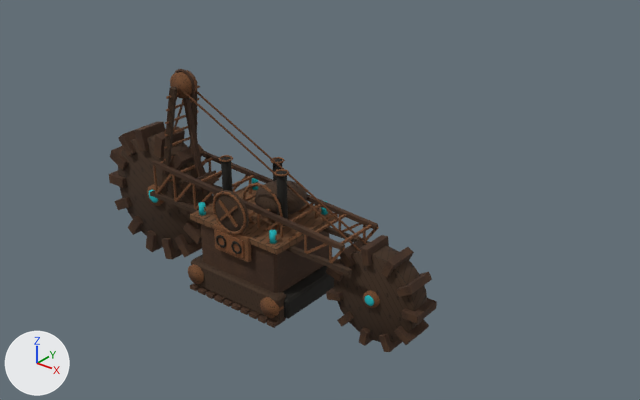
The Blender file pilots/old-digger-3d/old-digger.blend: old version first, new version second.
Both versions are drawn from a 50 mm camera at (16.46, -17.4, 14.64) aimed at (1.72, 1.04, 3.21). Every picture has the same lights, and +X, +Y and +Z are marked at lower left. The picture after the commit comes second.

Before the edit, the objects in view are built like this:
```python
me_bucket_wheelsmesh = bpy.data.meshes.new('bucket_wheelsMesh')
me_bucket_wheelsmesh.from_pydata(...)  # 1412 vertices, 1418 faces; spans x -6.2..6.2, y -0.55..0.48, z 0.0..4.41
me_bucket_wheelsmesh.materials.append(mat_olddiggerpaintedmaterial)  # picture img_olddiggerpaintedatlas
me_gantrymesh = bpy.data.meshes.new('gantryMesh')
me_gantrymesh.from_pydata(...)  # 820 vertices, 624 faces; spans x -4.0..4.66, y -0.84..0.84, z 1.23..6.6
me_gantrymesh.materials.append(mat_olddiggerpaintedmaterial)  # picture img_olddiggerpaintedatlas
me_tape_deckmesh = bpy.data.meshes.new('tape_deckMesh')
me_tape_deckmesh.from_pydata(...)  # 1742 vertices, 1752 faces; spans x -1.55..2.35, y -1.58..1.58, z 0.25..4.58
me_tape_deckmesh.materials.append(mat_olddiggerpaintedmaterial)  # picture img_olddiggerpaintedatlas
ob_bucket_wheels = bpy.data.objects.new('bucket_wheels', me_bucket_wheelsmesh)
ob_bucket_wheels.location = (0.0, 0.0, 0.0)
ob_gantry = bpy.data.objects.new('gantry', me_gantrymesh)
ob_gantry.location = (0.0, 0.0, 0.0)
ob_tape_deck = bpy.data.objects.new('tape_deck', me_tape_deckmesh)
ob_tape_deck.location = (0.0, 0.0, 0.0)
```
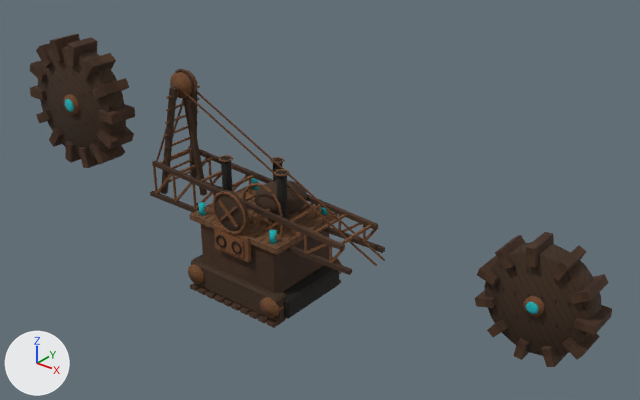
Location of each change, (x1, y1, x2, y2) in pixels of the pictures (640 x 400 px):
'bucket_wheels', deleted (brown)
    before: (109, 122, 437, 352)
'bucket_wheel_starboard', added (brown)
    after: (475, 232, 612, 367)
'bucket_wheel_port', added (brown)
    after: (29, 34, 135, 168)

The change, as a diff of the scene's bpy script:
```diff
--- a/pilots/old-digger-3d/old-digger.blend.py
+++ b/pilots/old-digger-3d/old-digger.blend.py
@@ me_bucket_wheelsmesh_002 @@
+me_bucket_wheelsmesh_002.from_pydata(...)  # 670 vertices, 670 faces; spans x 3.14..6.2, y -0.53..0.48, z 0.08..3.18
+me_bucket_wheelsmesh_002.materials.append(mat_olddiggerpaintedmaterial)  # picture img_olddiggerpaintedatlas
@@ me_bucket_wheelsmesh_001 @@
+me_bucket_wheelsmesh_001.from_pydata(...)  # 742 vertices, 748 faces; spans x -6.2..-1.75, y -0.55..0.48, z 0.0..4.41
+me_bucket_wheelsmesh_001.materials.append(mat_olddiggerpaintedmaterial)  # picture img_olddiggerpaintedatlas
@@ ob_bucket_wheels @@
-ob_bucket_wheels = bpy.data.objects.new('bucket_wheels', me_bucket_wheelsmesh)
-ob_bucket_wheels.location = (0.0, 0.0, 0.0)
@@ ob_bucket_wheel_starboard @@
+ob_bucket_wheel_starboard = bpy.data.objects.new('bucket_wheel_starboard', me_bucket_wheelsmesh_002)
+ob_bucket_wheel_starboard.location = (4.65, 0.02, 1.63)
@@ ob_bucket_wheel_port @@
+ob_bucket_wheel_port = bpy.data.objects.new('bucket_wheel_port', me_bucket_wheelsmesh_001)
+ob_bucket_wheel_port.location = (-3.97, 0.02, 2.21)
```
